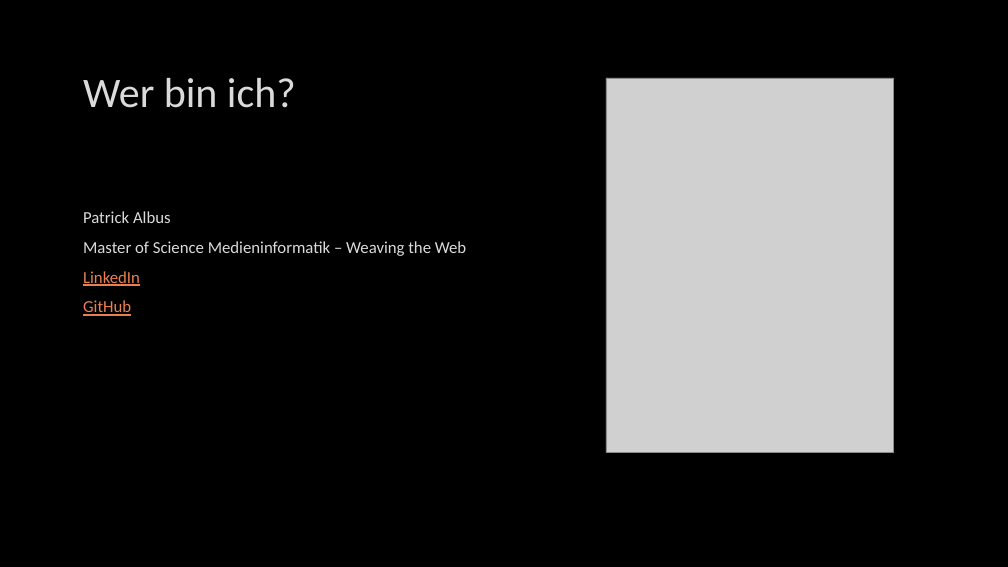
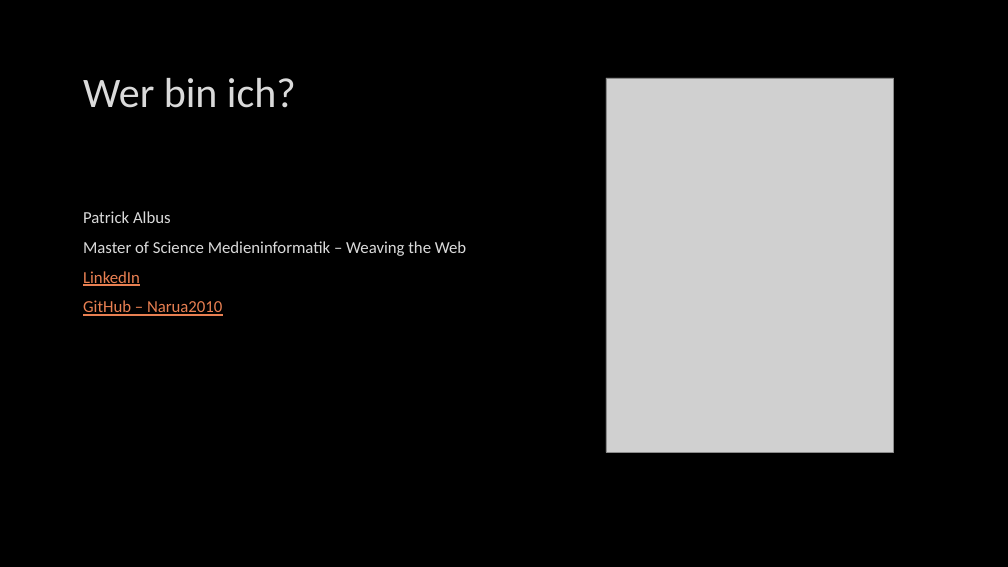
Before and after one commit to Narua2010/Webtechnologien_Workshop_Swagger-OpenAPI, a slide deck: slide 2 of Präsentationsfolien.pptx. Drawn at 1008x567 pixels with LibreOffice and Linux fonts; fonts in the diff are those of the drawing; grey boxes stand for pictures; background and template pictures are left out. Boxes give left, top, right and bottom in pixels: in the first picture for what was removed or moved away, otherwise in the second. Text is boxed around its words. In the diff, an @@ line names an element or a change of style, - is before the commit and + after.

```diff
--- a/Präsentationsfolien.pptx
+++ b/Präsentationsfolien.pptx
@@ text at [83, 300, 222, 316]: text changed @@
-GitHub
+GitHub – Narua2010
```
Also in this commit, not shown: 2 other files.
